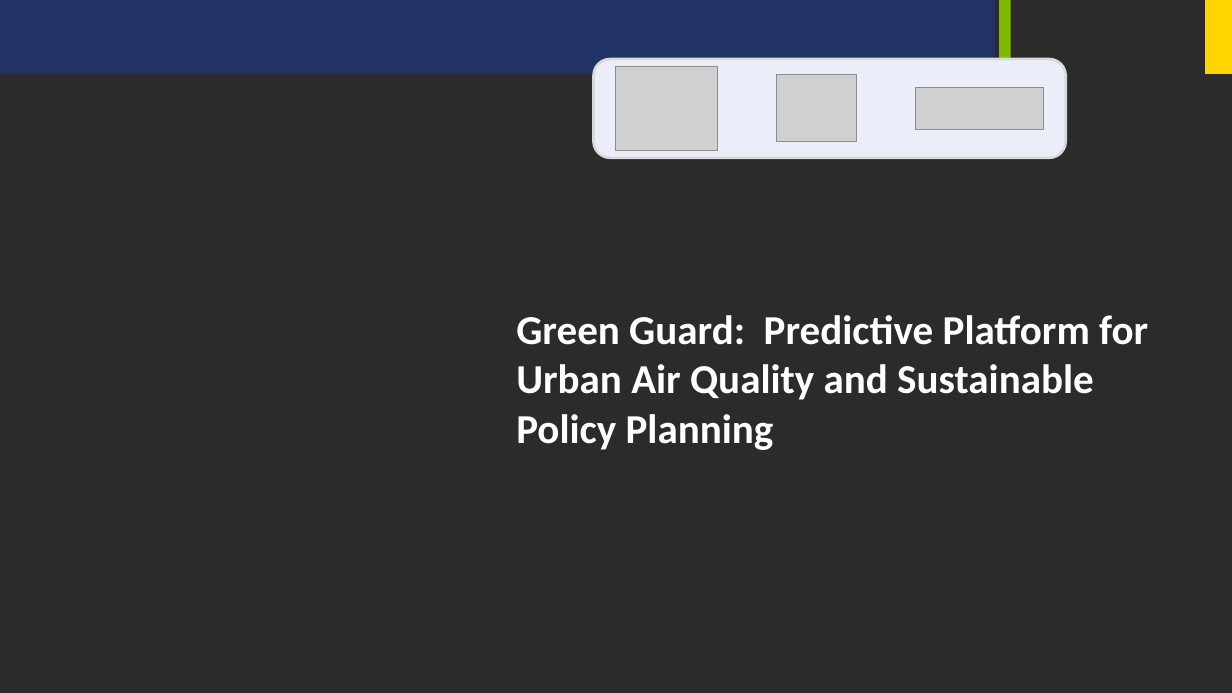
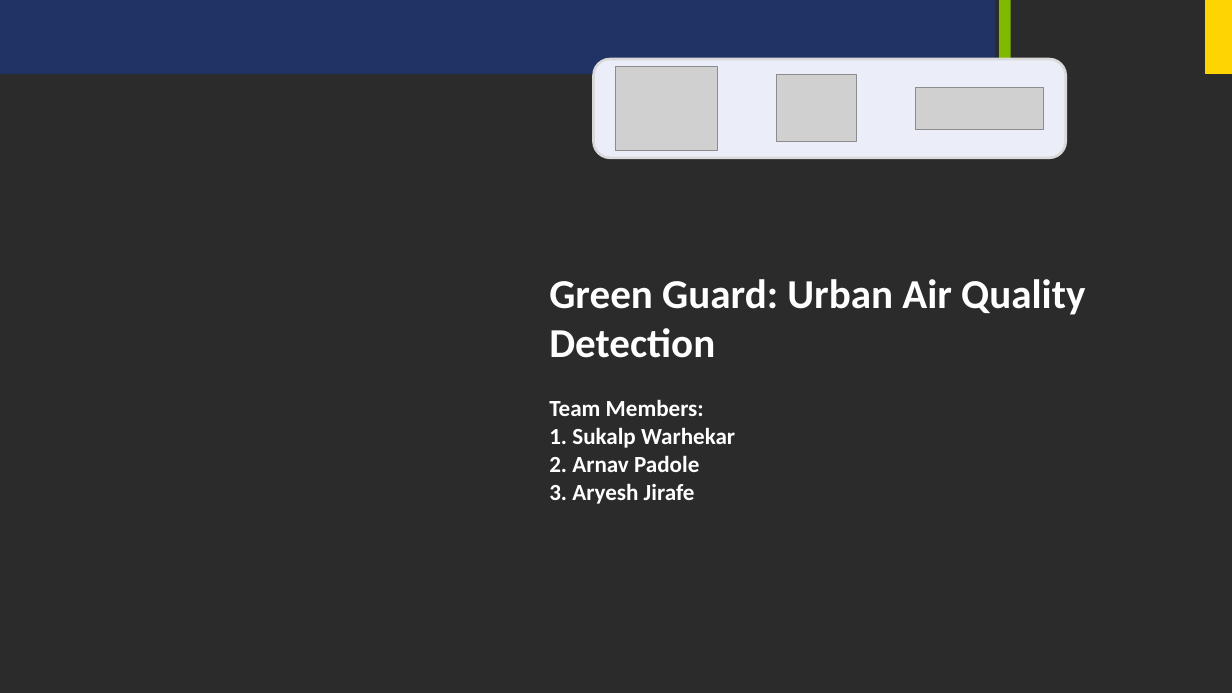
Before and after one commit to hubsukalp/CapstoneProject_GreenSkillsAI, a slide deck: slide 1 of PPT_Capstone_GreenSkills_GreenGurad.pptx. Drawn at 1232x693 pixels with LibreOffice and Linux fonts; fonts in the diff are those of the drawing; grey boxes stand for pictures; background and template pictures are left out; a plain dark background stands for a picture behind light text. Boxes give left, top, right and bottom in pixels: in the first picture for what was removed or moved away, otherwise in the second. Text is boxed around its words. In the diff, an @@ line names an element or a change of style, - is before the commit and + after.

```diff
--- a/PPT_Capstone_GreenSkills_GreenGurad.pptx
+++ b/PPT_Capstone_GreenSkills_GreenGurad.pptx
@@ text at (549,279,1085,504): text changed; size 32 to 18 pt @@
-Green Guard: Predictive Platform for Urban Air Quality and Sustainable Policy Planning
+Green Guard: Urban Air Quality Detection
+Team Members:
+1. Sukalp Warhekar
+2. Arnav Padole
+3. Aryesh Jirafe
```
Also in this commit, not shown: 5 other slides changed, 1 other file.
